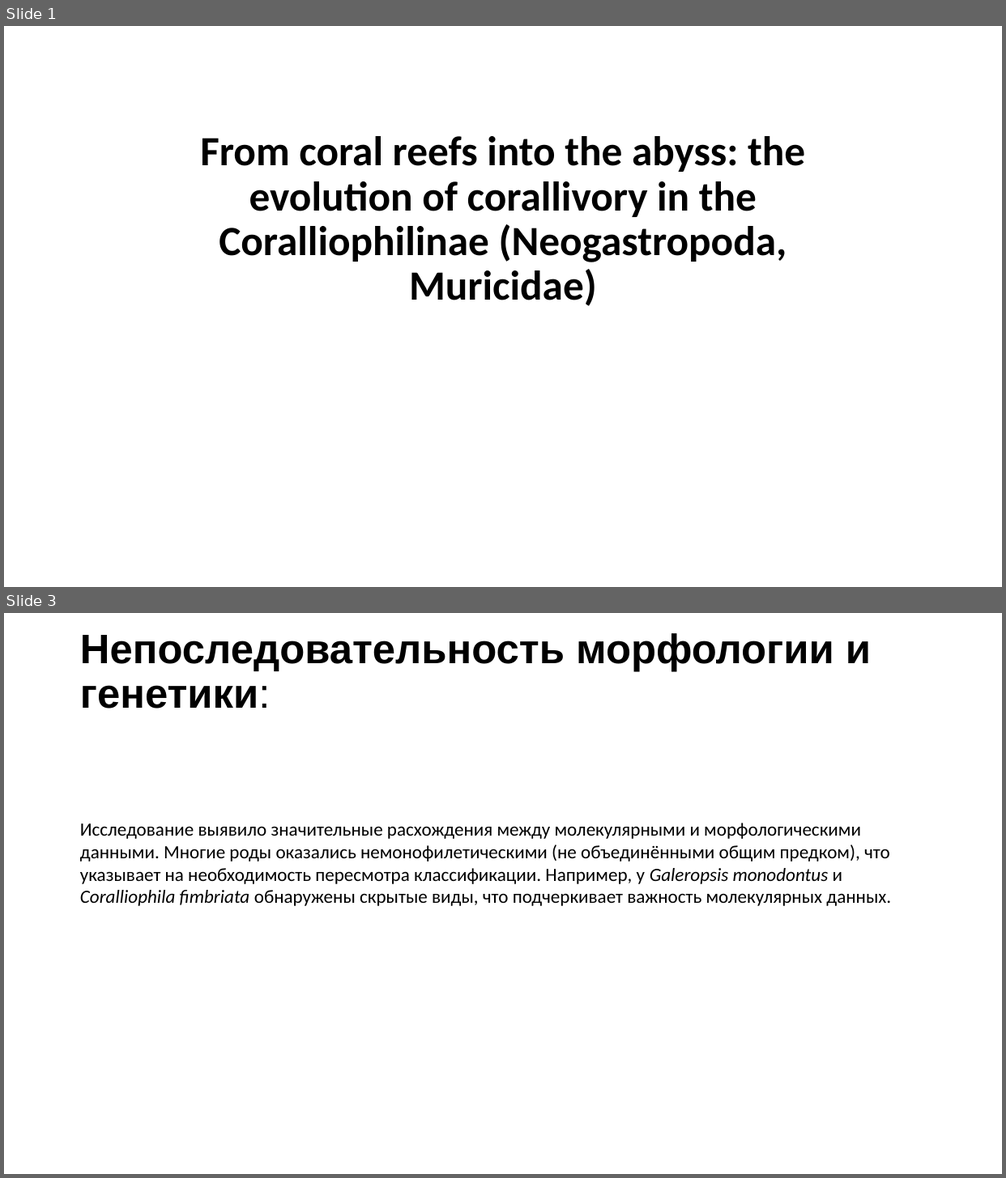
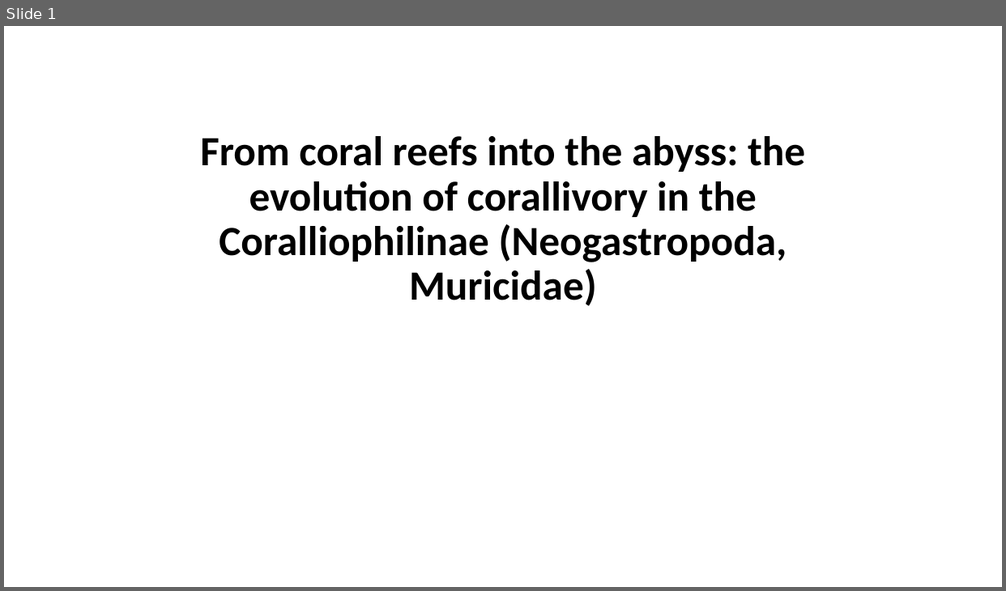
Before and after one commit to kagayaku29/phylogenetics_2024, a slide deck: Presentation.pptx. Shown one above the other, each under a label of ours: slides 1 and 3 before the commit, slide 1 after it; the slides between them are not shown. The pictures are 1006x1178 and 1006x591 pixels, drawn with LibreOffice and Linux fonts; fonts in the diff are those of the drawing. Boxes give left, top, right and bottom in pixels: in the first picture for what was removed or moved away, otherwise in the second. Text is boxed around its words. In the diff, an @@ line names an element or a change of style, - is before the commit and + after.

```diff
--- a/Presentation.pptx
+++ b/Presentation.pptx
@@ slide 3 removed at [4, 613, 1002, 1174], background #FFFFFF @@
@@ title removed at [80, 633, 871, 709] @@
-Непоследовательность морфологии и генетики:
@@ text removed at [80, 823, 891, 906] @@
-Исследование выявило значительные расхождения между молекулярными и морфологическими данными. Многие роды оказались немонофилетическими (не объединёнными общим предком), что указывает на необходимость пересмотра классификации. Например, у Galeropsis monodontus и Coralliophila fimbriata обнаружены скрытые виды, что подчеркивает важность молекулярных данных.
```
Also in this commit, not shown: 5 slides added, 2 other slides removed.
